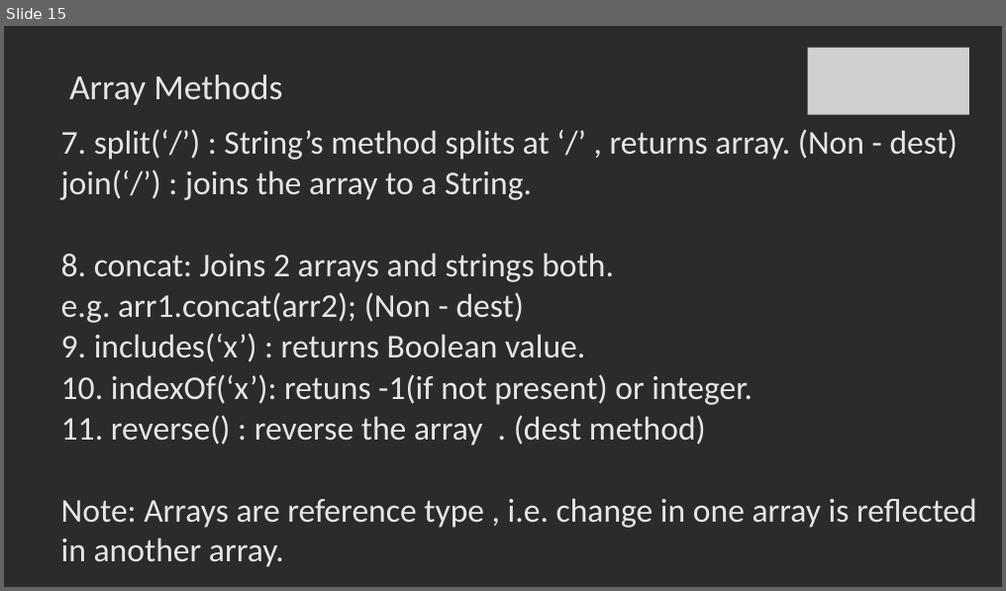
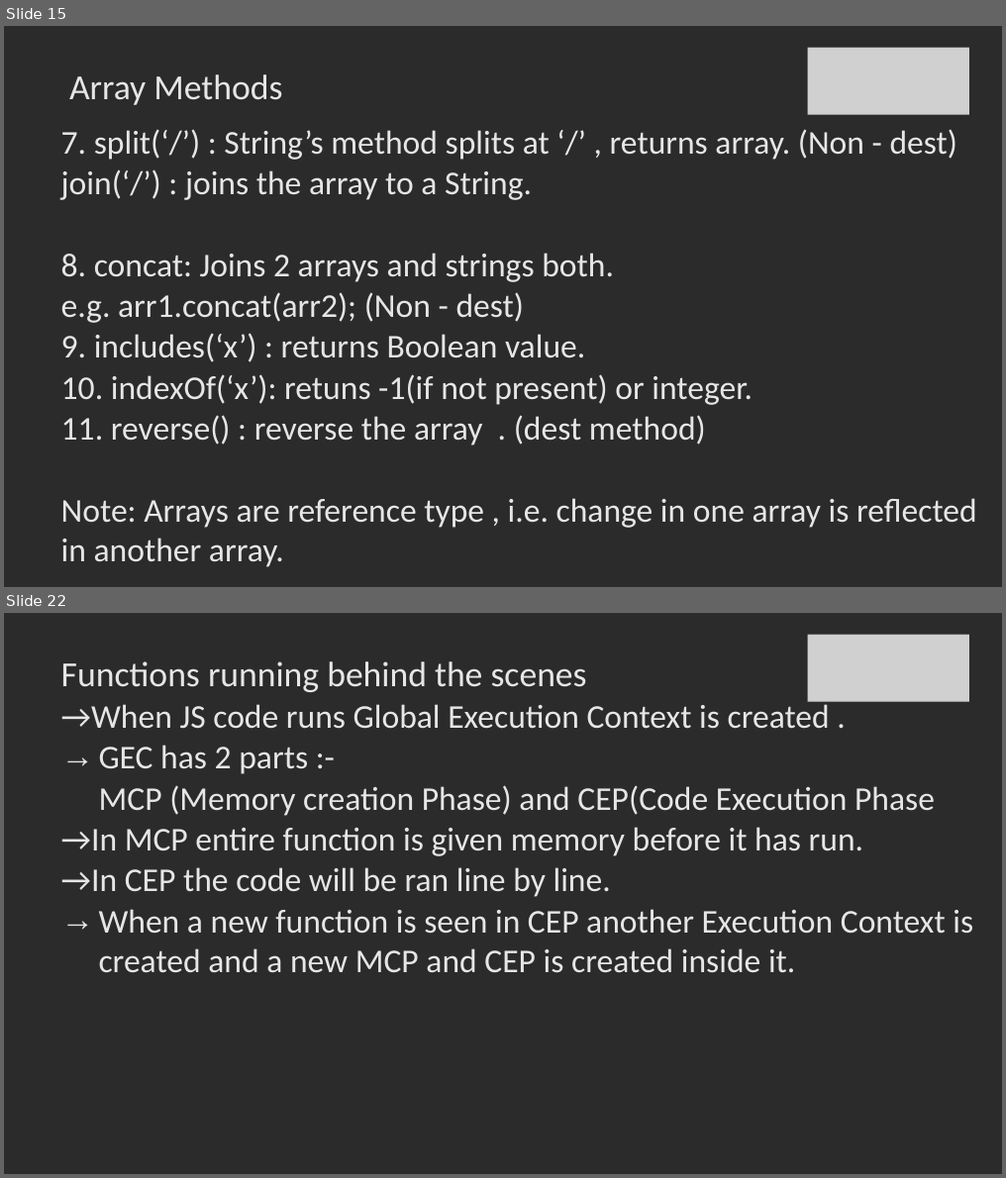
Before and after one commit to SachinBarpanda/WebDevGla, a slide deck: JS.pptx. Shown one above the other, each under a label of ours: slide 15 before the commit, slides 15 and 22 after it; the slides between them are not shown. The pictures are 1006x591 and 1006x1178 pixels, drawn with LibreOffice and Linux fonts; fonts in the diff are those of the drawing; grey boxes stand for pictures; background and template pictures are left out; a plain dark background stands for a picture behind light text. Boxes give left, top, right and bottom in pixels: in the first picture for what was removed or moved away, otherwise in the second. Text is boxed around its words. In the diff, an @@ line names an element or a change of style, - is before the commit and + after.

```diff
--- a/JS.pptx
+++ b/JS.pptx
@@ slide 22 added at (x1=4, y1=613, x2=1002, y2=1174), background picture (left out) @@
@@ picture added at (x1=807, y1=635, x2=969, y2=702) @@
@@ title added at (x1=61, y1=662, x2=587, y2=692), 34 pt, text #E7E6E6 @@
+Functions running behind the scenes
@@ text added at (x1=61, y1=701, x2=973, y2=973), 32 pt, text #E7E6E6 @@
+→When JS code runs Global Execution Context is created .
+→ GEC has 2 parts :-
+MCP (Memory creation Phase) and CEP(Code Execution Phase
+→In MCP entire function is given memory before it has run.
+→In CEP the code will be ran line by line.
+→ When a new function is seen in CEP another Execution Context is created and a new MCP and CEP is created inside it.
```
Also in this commit, not shown: 12 other slides added, 43 other files.
